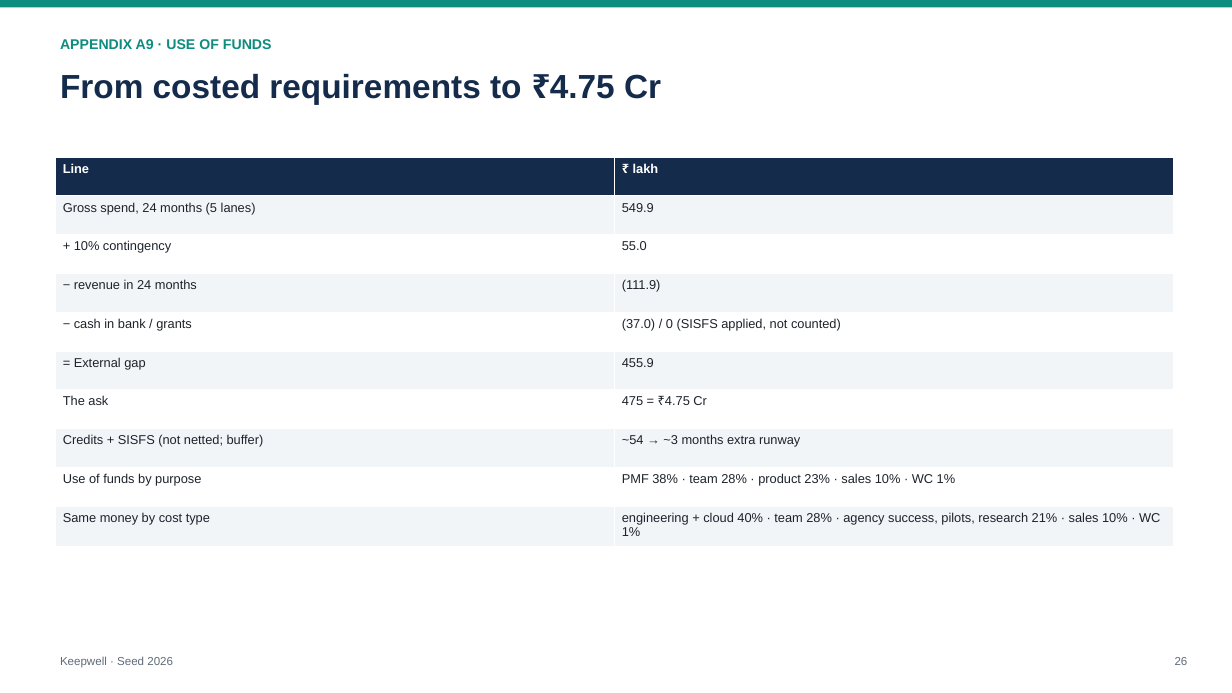
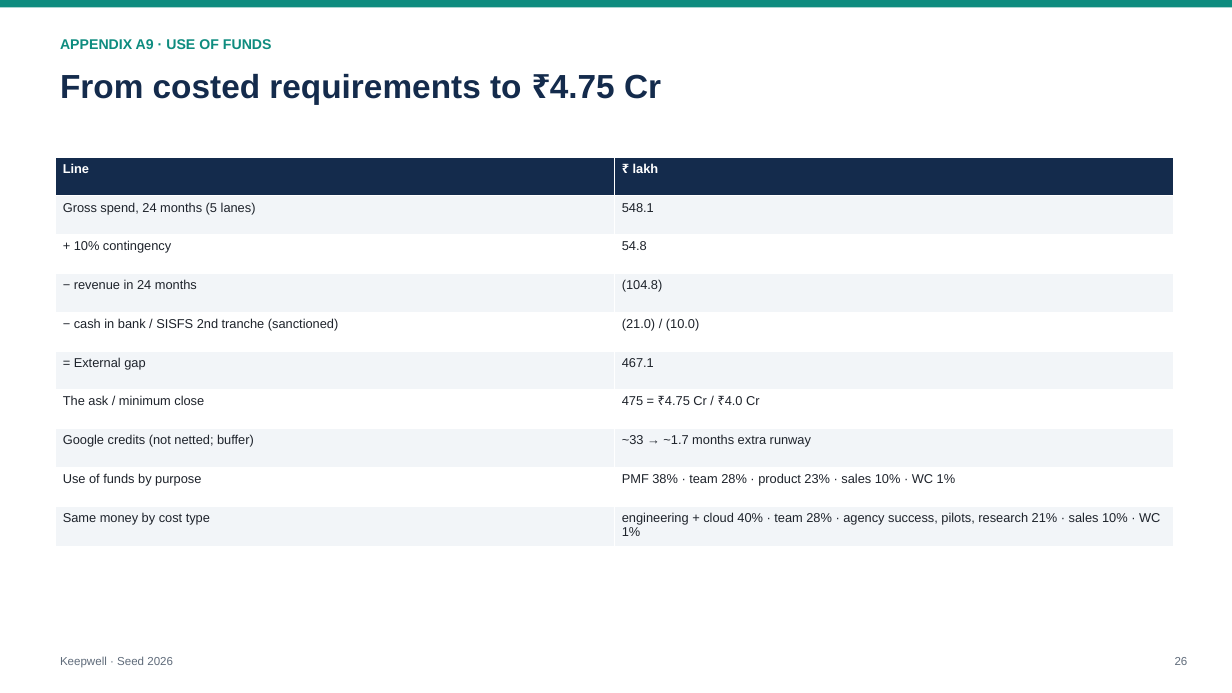
Before and after one commit to PrathyushaKalluri/keepwell, a slide deck: slide 26 of pitch/deck/Keepwell_Seed_Deck.pptx. Drawn at 1232x693 pixels with LibreOffice and Linux fonts; fonts in the diff are those of the drawing. Boxes give left, top, right and bottom in pixels: in the first picture for what was removed or moved away, otherwise in the second. Text is boxed around its words. In the diff, an @@ line names an element or a change of style, - is before the commit and + after.

```diff
--- a/pitch/deck/Keepwell_Seed_Deck.pptx
+++ b/pitch/deck/Keepwell_Seed_Deck.pptx
@@ table at [55, 157, 1174, 545] @@
-row 2, column 2: 549.9
+row 2, column 2: 548.1
-row 3, column 2: 55.0
+row 3, column 2: 54.8
-row 4, column 2: (111.9)
+row 4, column 2: (104.8)
-row 5, column 1: − cash in bank / grants
+row 5, column 1: − cash in bank / SISFS 2nd tranche (sanctioned)
-row 5, column 2: (37.0) / 0 (SISFS applied, not counted)
+row 5, column 2: (21.0) / (10.0)
-row 6, column 2: 455.9
+row 6, column 2: 467.1
-row 7, column 1: The ask
+row 7, column 1: The ask / minimum close
-row 7, column 2: 475 = ₹4.75 Cr
+row 7, column 2: 475 = ₹4.75 Cr / ₹4.0 Cr
-row 8, column 1: Credits + SISFS (not netted; buffer)
+row 8, column 1: Google credits (not netted; buffer)
-row 8, column 2: ~54 → ~3 months extra runway
+row 8, column 2: ~33 → ~1.7 months extra runway
```
Also in this commit, not shown: 24 other slides changed, 25 other files.
